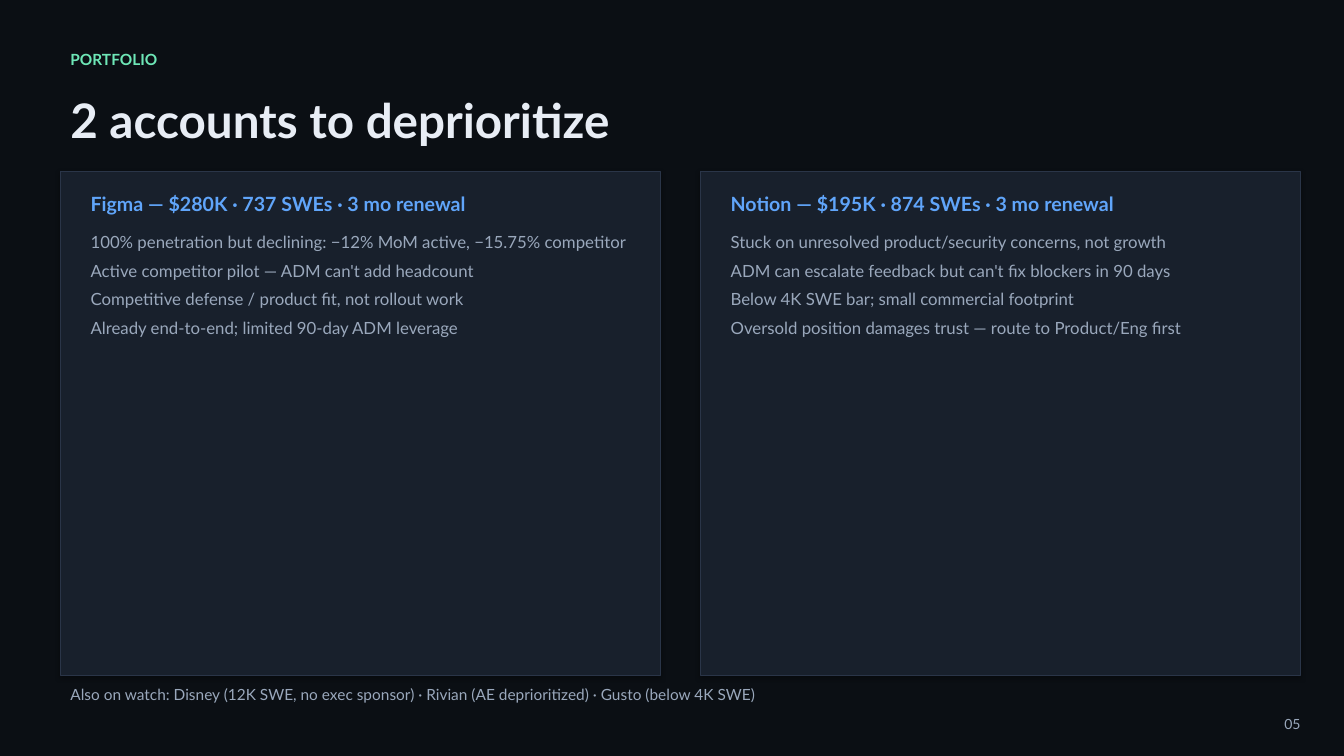
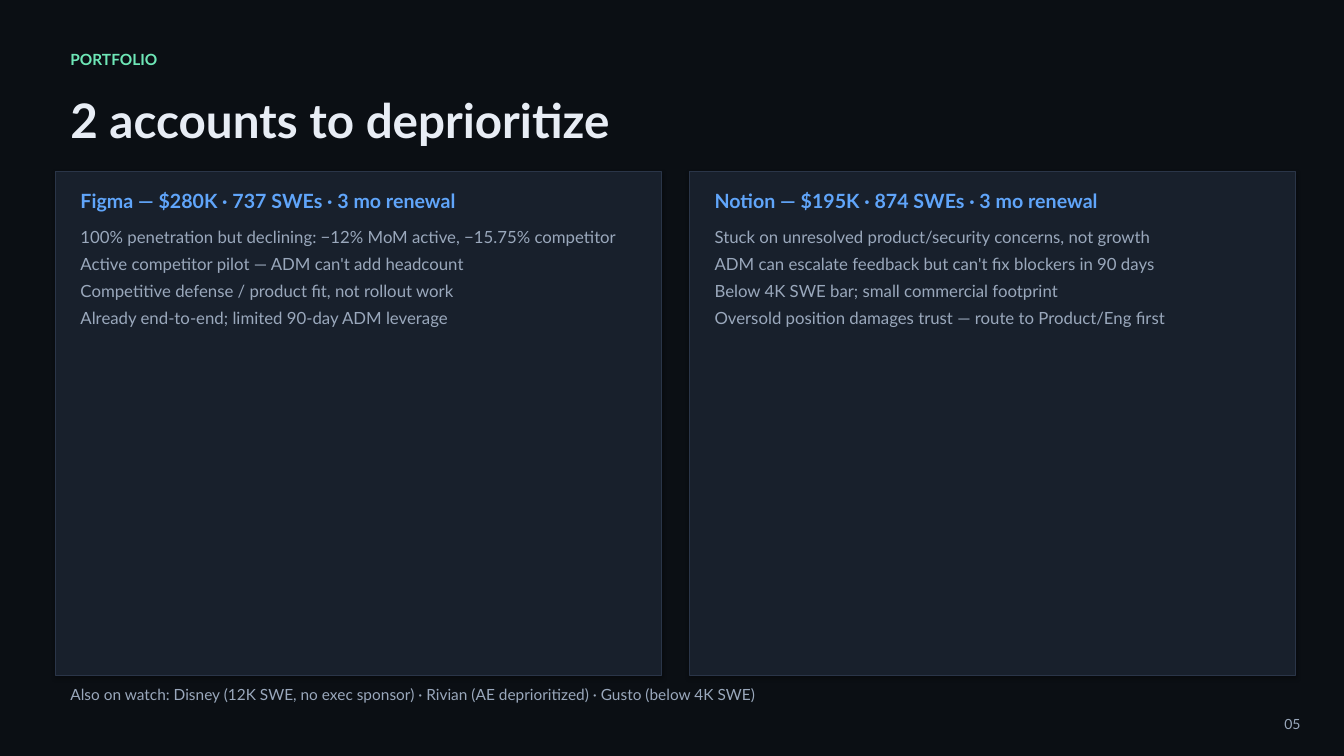
Before and after one commit to gsmith432/DEMO-blender, a slide deck: slide 5 of ebr-interview-deck/Executive_Business_Review_ADM_Interview.pptx. Drawn at 1344x756 pixels with LibreOffice and Linux fonts; fonts in the diff are those of the drawing. Boxes give left, top, right and bottom in pixels: in the first picture for what was removed or moved away, otherwise in the second. Text is boxed around its words. In the diff, an @@ line names an element or a change of style, - is before the commit and + after.

```diff
--- a/ebr-interview-deck/Executive_Business_Review_ADM_Interview.pptx
+++ b/ebr-interview-deck/Executive_Business_Review_ADM_Interview.pptx
@@ rectangle: place and size @@
-rectangle at (60, 171, 660, 676)
+rectangle at (55, 171, 661, 676)
@@ rectangle: place and size @@
-rectangle at (701, 171, 1301, 676)
+rectangle at (690, 171, 1296, 676)
@@ text "Figma — $280K · 737 ...": place and size @@
-text "Figma — $280K · 737 ..." at (91, 195, 465, 215)
+text "Figma — $280K · 737 ..." at (80, 192, 455, 212)
@@ text "Notion — $195K · 874 ...": place and size @@
-text "Notion — $195K · 874 ..." at (731, 195, 1113, 213)
+text "Notion — $195K · 874 ..." at (715, 192, 1097, 210)
@@ text "100% penetration but declining: −12% ...": place and size @@
-text "100% penetration but declining: −12% ..." at (91, 235, 626, 337)
+text "100% penetration but declining: −12% ..." at (80, 230, 616, 327)
@@ text "100% penetration but declining: −12% ..." at (80, 230, 616, 327): less space between paragraphs @@
@@ text "Stuck on unresolved product/security concerns, ..." at (715, 230, 1165, 327): less space between paragraphs @@
@@ text "Stuck on unresolved product/security concerns, ...": place and size @@
-text "Stuck on unresolved product/security concerns, ..." at (731, 235, 1181, 337)
+text "Stuck on unresolved product/security concerns, ..." at (715, 230, 1165, 327)
```
Also in this commit, not shown: 9 other slides changed, 4 slides added, 4 slides removed, 1 other file.
